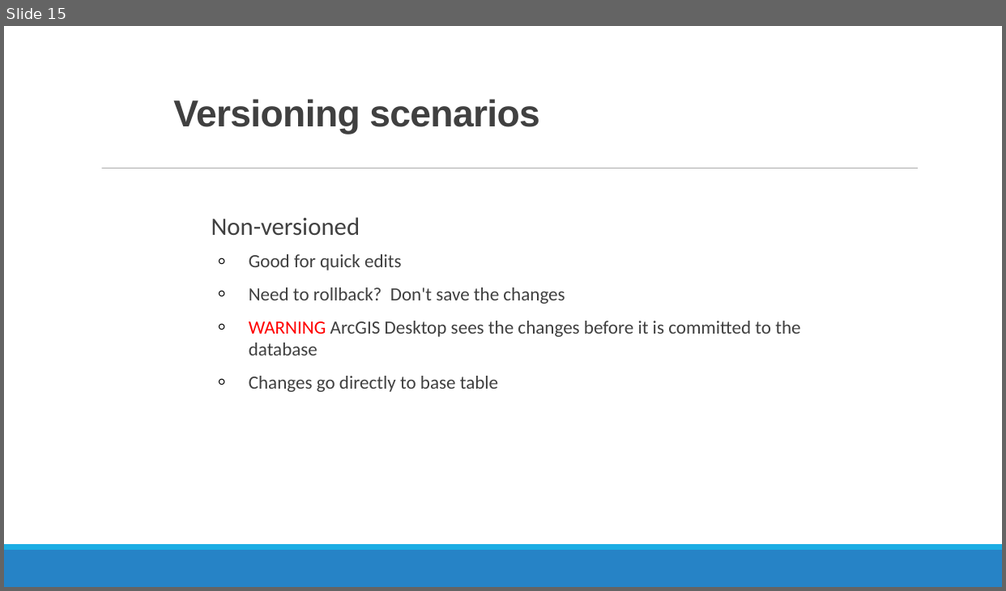
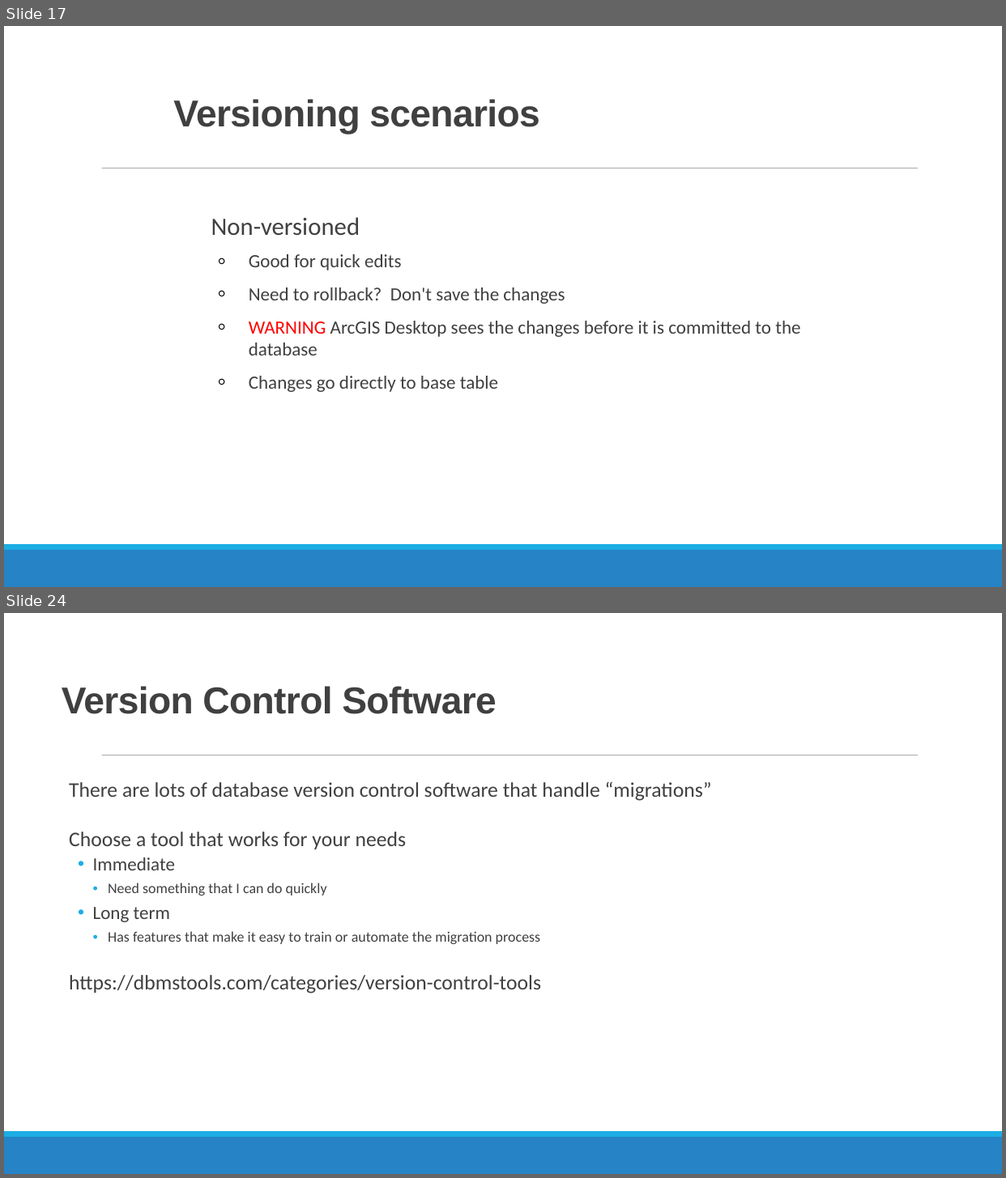
Before and after one commit to MGIS-UMN/GIS5577_week9, a slide deck: Database_Administration.odp. Shown one above the other, each under a label of ours: slide 15 before the commit, slides 17 and 24 after it; the slides between them are not shown. The pictures are 1006x591 and 1006x1178 pixels, drawn with LibreOffice and Linux fonts; fonts in the diff are those of the drawing. Boxes give left, top, right and bottom in pixels: in the first picture for what was removed or moved away, otherwise in the second. Text is boxed around its words. In the diff, an @@ line names an element or a change of style, - is before the commit and + after.

```diff
--- a/Database_Administration.odp
+++ b/Database_Administration.odp
@@ slide 24 added at (4,613,1002,1174), background #FFFFFF; not listed: 3 template elements that a slide beside it also shows @@
@@ title added at (62,686,496,714), 36 pt, text #404040, bold @@
+Version Control Software
@@ text added at (69,781,712,994), 20 pt, text #404040 @@
+  There are lots of database version control software that handle “migrations”
+  Choose a tool that works for your needs
+  • Immediate
+    • Need something that I can do quickly
+  • Long term
+    • Has features that make it easy to train or automate the migration process
+  https://dbmstools.com/categories/version-control-tools
@@ what was slide 15 is now slide 17 @@
```
Also in this commit, not shown: 8 slides changed, 5 other slides added, 2 slides removed, 1 other file.
